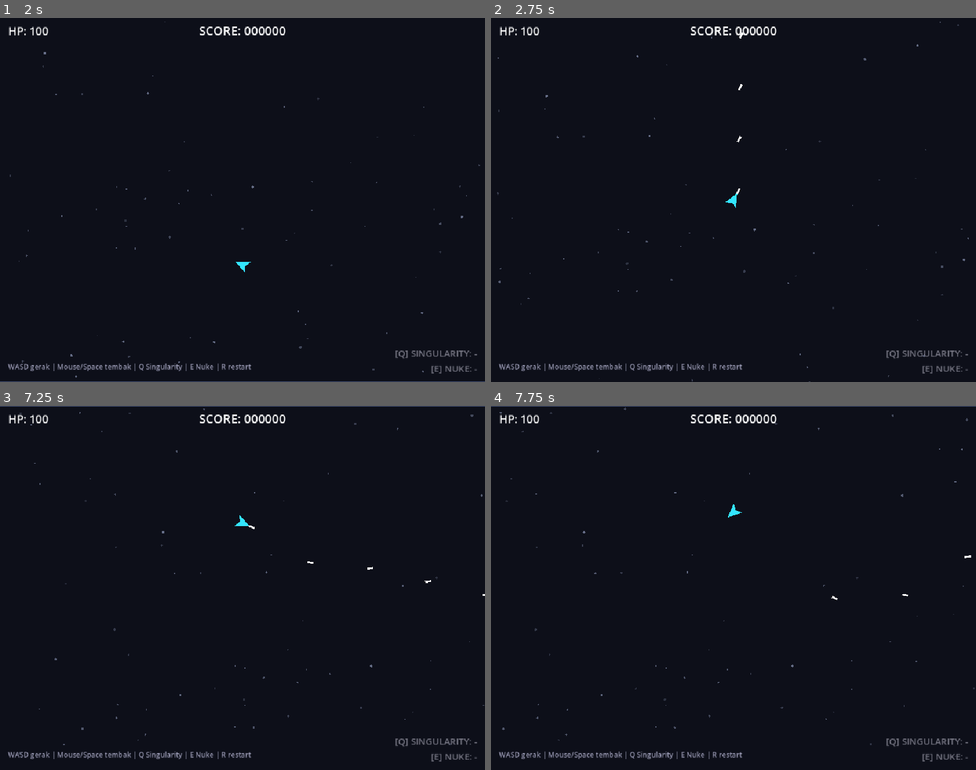
Above: before the commit, frames 1-4 (two rows, left to right).
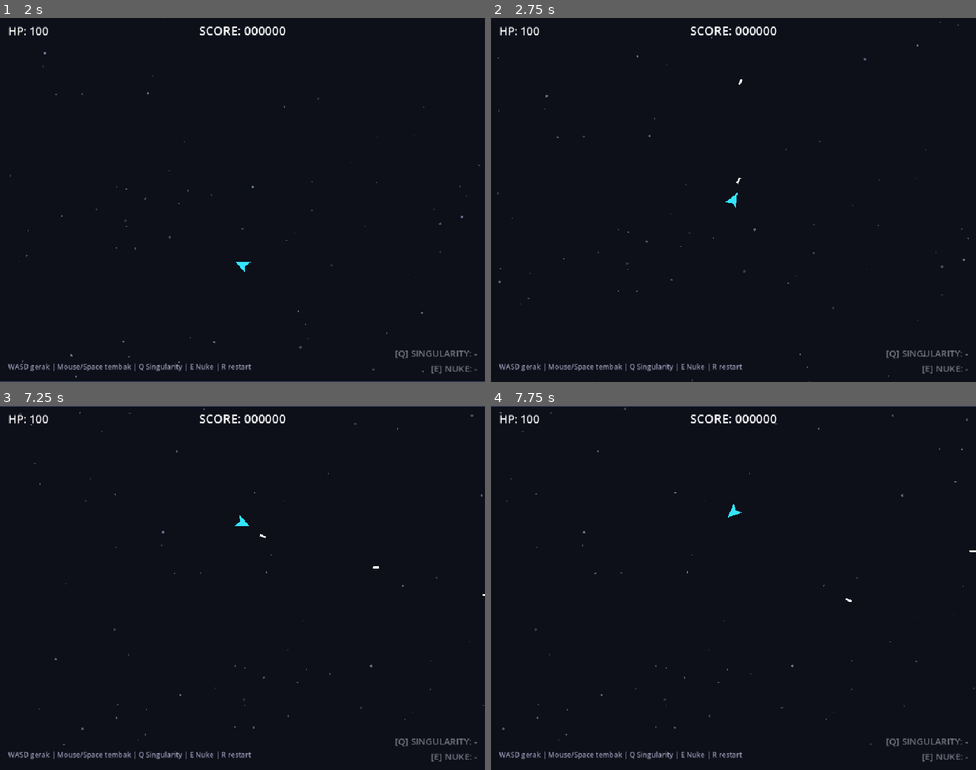
Above: after the commit, the same moments.

Repository: Jati-Jostar/IFEST-2026
Game: Godot game, scene res://scenes/main.tscn
Two runs of this game, one before a commit and one after it. Both use one fixed random seed, a clock stepped at 60 frames per second and the inputs below.
Inputs (mouse positions are in pixels of both pictures, inside the frame that each line leads up to):
- Up to frame 1 (2 s): tap Enter at 0.5 s; move the mouse to (349, 181) at 0.52 s; hold D (move_right) 0.53-1.28 s; tap E (ability_nuke) at 0.6 s; move the mouse to (145, 218) at 1.27 s; hold S (move_down) from 1.28 s (still down); tap Q (ability_singularity) at 1.35 s
- Up to frame 2 (2.75 s): tap R (restart) at 2 s; move the mouse to (782, 119) at 2.02 s; release S (move_down) at 2.03 s; press the mouse at (782, 119) at 2.03 s; hold D (move_right) from 2.03 s (still down)
- Up to frame 3 (7.25 s): move the mouse to (218, 660) at 2.77 s; release D (move_right) at 2.78 s; release the mouse at (218, 660) at 2.78 s; hold W (move_up) 2.78-3.53 s; tap E (ability_nuke) at 2.85, 5.1 s; tap R (restart) at 3.5, 5.75, 6.5 s; move the mouse to (388, 642) at 3.52 s; hold A (move_left) 3.53-5.03 s; tap Q (ability_singularity) at 3.6, 5.85 s; move the mouse to (97, 533) at 4.27 s; click (97, 533) at 4.35 s; move the mouse to (266, 588) at 5.02 s; hold S (move_down) 5.03-5.78 s; move the mouse to (169, 497) at 5.77 s; hold D (move_right) 5.78-6.53 s; move the mouse to (349, 569) at 6.52 s; press the mouse at (349, 569) at 6.53 s; hold W (move_up) from 6.53 s (still down)
- Up to frame 4 (7.75 s): move the mouse to (636, 606) at 7.27 s; release W (move_up) at 7.28 s; release the mouse at (636, 606) at 7.28 s; hold D (move_right) from 7.28 s (still down); tap E (ability_nuke) at 7.35 s

Frame 1 is identical in both runs. In frame 2, less than 0.1% of the frame differs, in the area x 50-52%, y 4-49%; in frame 3, less than 0.1%; in frame 4, less than 0.1%.

Commit message:
Adjust Jarak Antar musuh

Diff:
--- a/scripts/enemy_base.gd
+++ b/scripts/enemy_base.gd
@@ -24,6 +24,8 @@
 
 var hp: int = 1
 var _player: Node2D
+var _separation: Vector2 = Vector2.ZERO   # cache gaya dorong-menjauh dari tetangga
+var _sep_frame_offset: int = 0            # sebar beban update antar frame
 
 @onready var visual: Node2D = $Visual
 
@@ -37,6 +39,7 @@
 		speed = speed_override
 	hp = max_hp
 	_player = get_tree().get_first_node_in_group("player")
+	_sep_frame_offset = randi() % maxi(GameBalance.separation_update_interval, 1)
 
 
 func _setup_stats() -> void:
@@ -47,13 +50,44 @@
 	if _player == null or not is_instance_valid(_player):
 		return
 	var to_player := _player.global_position - global_position
-	var dir := to_player.normalized()
-	global_position += dir * speed * delta
-	visual.rotation = dir.angle() + PI / 2.0
+	var chase_dir := to_player.normalized()
+
+	# Separation dihitung ulang hanya tiap N frame, bergiliran antar musuh,
+	# supaya tetap ringan dengan 60+ musuh di browser.
+	var interval: int = maxi(GameBalance.separation_update_interval, 1)
+	if (Engine.get_physics_frames() + _sep_frame_offset) % interval == 0:
+		_update_separation()
+
+	var final_dir := (chase_dir + _separation * GameBalance.separation_weight).normalized()
+	global_position += final_dir * speed * delta
+	# Visual tetap menghadap player (arah niat), bukan arah geser separation.
+	visual.rotation = chase_dir.angle() + PI / 2.0
+
 	# Contact damage pakai cek jarak sederhana; invuln window player
 	# yang mencegah damage beruntun tiap frame.
 	if to_player.length() < contact_range and _player.has_method("take_damage"):
 		_player.take_damage(contact_damage)
+
+
+# Gaya dorong-menjauh dari tetangga terdekat: makin dekat makin kuat.
+func _update_separation() -> void:
+	_separation = Vector2.ZERO
+	var radius: float = GameBalance.separation_radius
+	for other in get_tree().get_nodes_in_group("enemies"):
+		if other == self:
+			continue
+		var node := other as Node2D
+		if node == null:
+			continue
+		var diff := global_position - node.global_position
+		var dist := diff.length()
+		if dist >= radius:
+			continue
+		if dist < 1.0:
+			# Persis bertumpuk: dorong ke arah acak supaya bisa terpisah.
+			_separation += Vector2.RIGHT.rotated(randf() * TAU)
+		else:
+			_separation += diff.normalized() * (1.0 - dist / radius)
 
 
 func take_damage(amount: int, source: String = "bullet") -> void:
--- a/scripts/game_balance.gd
+++ b/scripts/game_balance.gd
@@ -20,7 +20,9 @@
 # ============ PLAYER ============
 var player_speed: float = 320.0        # kecepatan gerak (pixel/detik)
 var player_max_hp: int = 100           # nyawa maksimal
-var player_fire_rate: float = 0.15     # jeda antar tembakan (detik) — dipakai mulai Phase 2
+var player_fire_rate: float = 0.3      # jeda antar tembakan (detik). Sengaja lambat:
+									   # senjata utama harus terasa lemah lawan gerombolan
+									   # supaya player bergantung pada chain reaction
 var player_invuln_time: float = 0.6    # kebal sesaat setelah kena hit (detik) — dipakai mulai Phase 3
 
 # ============ PROJECTILE (peluru player) ============
@@ -43,9 +45,13 @@
 # ============ ENEMY SPAWNING & DIFFICULTY RAMP ============
 # Awal: gerombolan swarm saja. Asteroid dan Heavy menyusul, dan jeda
 # spawn memendek perlahan sampai kesulitan penuh tercapai.
+# Kesulitan = kontribusi WAKTU + kontribusi SKOR (dijumlah, di-cap 100%).
+# Player yang jago mencetak chain besar akan menaikkan tekanan lebih cepat.
 var enemy_spawn_interval_start: float = 2.5  # jeda antar gelombang di awal game (detik)
-var enemy_spawn_interval_min: float = 1.1    # jeda tercepat saat kesulitan penuh
-var difficulty_ramp_time: float = 120.0      # detik untuk mencapai kesulitan penuh
+var enemy_spawn_interval_min: float = 0.9    # jeda tercepat saat kesulitan penuh
+var difficulty_ramp_time: float = 150.0      # detik bermain untuk ramp penuh (dari waktu saja)
+var score_ramp_full: float = 25000.0         # skor yang menyumbang ramp penuh (dari skor saja)
+var swarm_group_bonus_max: int = 2           # tambahan anggota gerombolan saat kesulitan penuh
 var heavy_start_time: float = 25.0           # Heavy baru muncul setelah detik ini
 var asteroid_start_time: float = 12.0        # asteroid baru muncul setelah detik ini
 var heavy_spawn_every: int = 8               # setiap spawn ke-N adalah Heavy (sisanya grup Swarm)
@@ -93,6 +99,16 @@
 var hitstop_nuke: float = 0.12            # freeze di momen detonasi
 var nuke_zoom_punch: float = 0.97         # kamera zoom-out sesaat lalu kembali
 
+# ============ ENEMY SEPARATION (anti-tumpuk) ============
+# Musuh saling mendorong ringan supaya tidak menumpuk di 1 titik —
+# kaskade jadi terbaca sebagai rentetan, bukan satu kilatan.
+# Tanpa physics collision (terlalu mahal untuk build web).
+var separation_radius: float = 28.0        # jarak mulai saling dorong (pixel)
+var separation_weight: float = 1.2         # kekuatan dorong vs arah mengejar.
+										   # Terlalu besar = gerombolan buyar dan
+										   # tidak bisa dikumpulkan — biarkan rapat.
+var separation_update_interval: int = 4    # hitung ulang tiap N frame physics (hemat CPU)
+
 # ============ CHAIN REACTION ============
 var chain_time_window: float = 2.0       # detik tanpa reaksi = chain berakhir
 var chain_stagger: float = 0.05          # jeda antar generasi ledakan (anti-freeze + terlihat kaskade)
--- a/scripts/main.gd
+++ b/scripts/main.gd
@@ -78,10 +78,17 @@
 		_try_spawn_pickup()
 
 
-# Jeda spawn memendek linear seiring waktu bermain (difficulty ramp).
+# Kesulitan 0..1 = kontribusi waktu bermain + kontribusi total skor.
+# Skor tinggi (chain besar) ikut mempercepat tekanan, bukan cuma waktu.
+func _difficulty() -> float:
+	var t_time: float = _elapsed / GameBalance.difficulty_ramp_time
+	var t_score: float = float(chain_manager.score) / GameBalance.score_ramp_full
+	return clampf(t_time + t_score, 0.0, 1.0)
+
+
+# Jeda spawn memendek seiring naiknya kesulitan.
 func _current_spawn_interval() -> float:
-	var t: float = clampf(_elapsed / GameBalance.difficulty_ramp_time, 0.0, 1.0)
-	return lerpf(GameBalance.enemy_spawn_interval_start, GameBalance.enemy_spawn_interval_min, t)
+	return lerpf(GameBalance.enemy_spawn_interval_start, GameBalance.enemy_spawn_interval_min, _difficulty())
 
 
 func _on_player_died() -> void:
@@ -112,8 +119,10 @@
 		_spawn_one(HEAVY_SCENE, _random_edge_position())
 	else:
 		# Swarm muncul bergerombol dari satu titik — gerombolan = bahan chain.
+		# Gerombolan makin besar saat kesulitan naik.
 		var center := _random_edge_position()
-		var count := randi_range(GameBalance.swarm_group_min, GameBalance.swarm_group_max)
+		var bonus := int(round(_difficulty() * GameBalance.swarm_group_bonus_max))
+		var count := randi_range(GameBalance.swarm_group_min, GameBalance.swarm_group_max) + bonus
 		var spread := GameBalance.swarm_group_spread
 		for i in count:
 			if get_tree().get_nodes_in_group("enemies").size() >= GameBalance.max_enemies:
